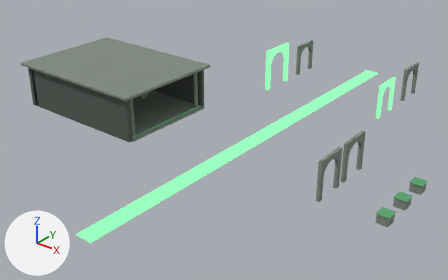
One commit to the glTF model room/models/esplanade.glb: the scene before it, then after it.
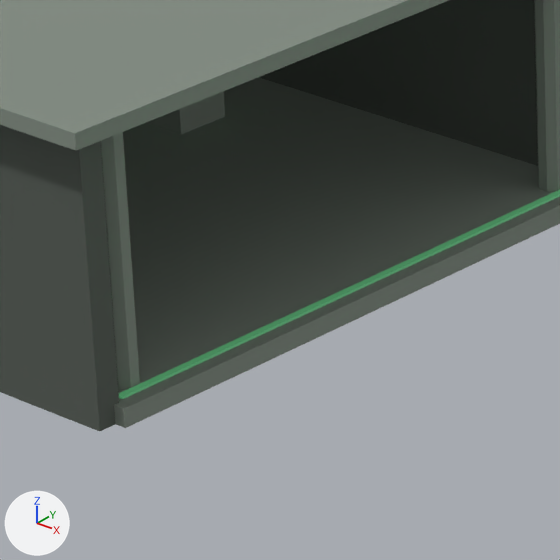
Each version is shown whole from a camera (50 mm lens) standing at (31.2, 4.6, 20.9) and looking at (-3.7, 48.3, -6.1), then close up on the part from 26% to 44% of the width and 28% to 58% of the height. The axes (+X, +Y, +Z) are drawn at lower left. The lights are the same throughout. The older version's two pictures come first. Where no turn or scale is listed for an object, it has been applied to the vertices. Vertices at exactly the same position are counted once.

Names of what the first close-up shows: 'esplanade-001', 'esplanade-002', 'esplanade-004', 'esplanade-005', 'esplanade-006', 'esplanade-007', 'esplanade-008', 'esplanade-009'.
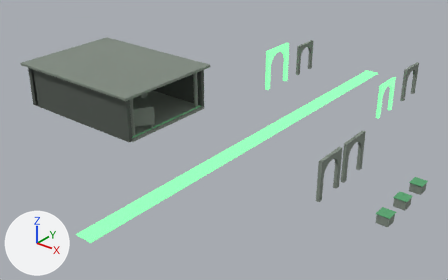
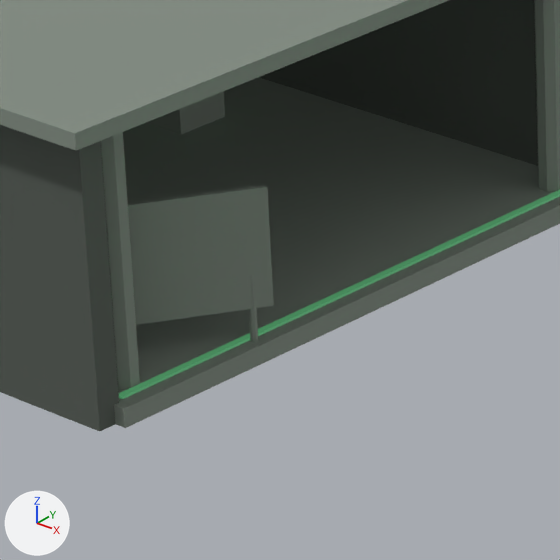
What differs and where, as boxes [x1, y1, x2, y2] in the close-ups (560 x 560 px):
```json
{"object": "esplanade-027", "change": "reshaped", "after": [128, 185, 274, 325], "on screen": "not visible before"}
```

The change, as JSON lines over the scene's bpy script:
```json
{"block": "me_geometry_27", "where": "# used by ob_esplanade_027; location = (0.0, 0.0, 0.0)"}
{"op": "remove", "block": "me_geometry_27", "code": "me_geometry_27.from_pydata(...)  # 142 vertices, 280 faces; spans x -6.97..-6.62, y 59.9..64.1, z -5.05..-0.45"}
{"op": "remove", "block": "me_geometry_27", "code": "me_geometry_27.materials.append(mat_trim_phosphor)  # dark green #407c55, glowing green #8bffaf"}
{"op": "add", "block": "me_geometry_27", "code": "me_geometry_27.from_pydata(...)  # 8 vertices, 12 faces; spans x -10.41..-8.79, y 41.34..43.86, z -4.22..-2.38"}
{"block": "me_geometry_27", "change": "me_geometry_27 part 1: 8 vertices added at x -10.41..-8.79, y 41.34..43.86, z -4.22..-2.38"}
{"block": "me_geometry_27", "change": "other edits to the shape of me_geometry_27 do not show in these pictures"}
{"op": "add", "block": "me_geometry_27", "code": "me_geometry_27.materials.append(mat_structure)  # grey #818b81"}
```
